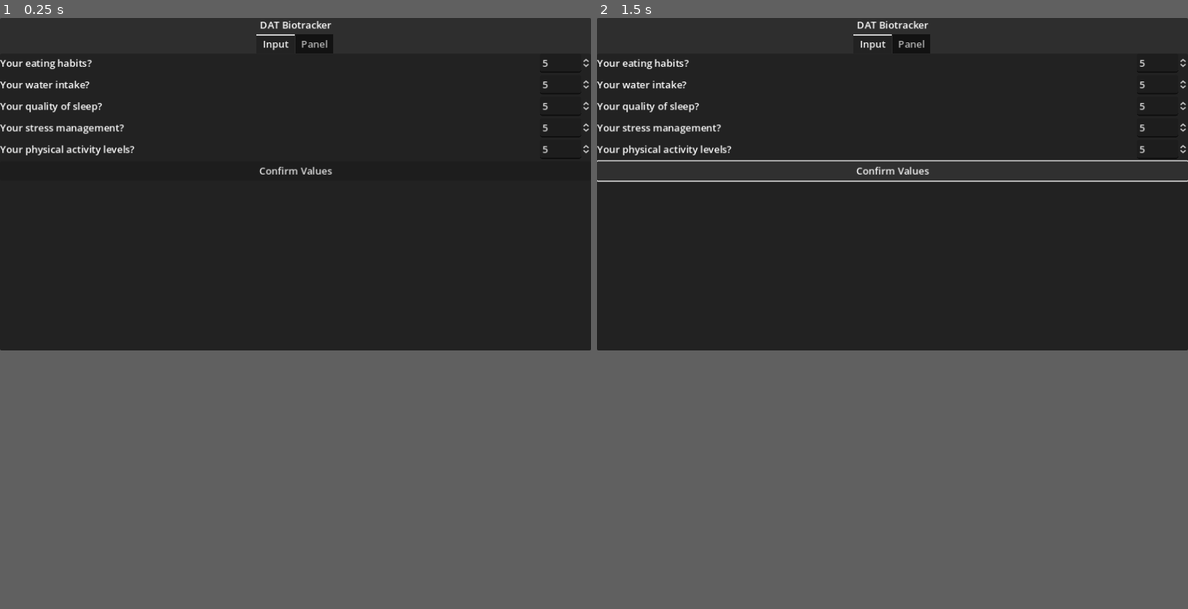
Above: before the commit, frames 1-2 (left to right).
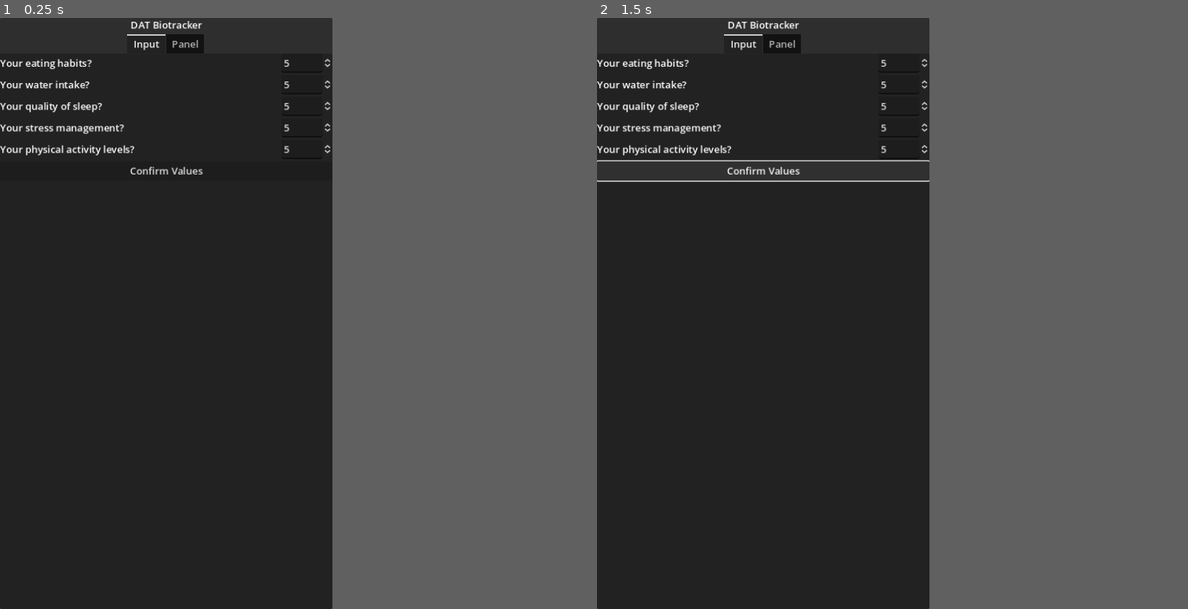
Above: after the commit, the same moments.

Repository: Thorqs/VitaPulsi
Game: Godot game, scene res://control.tscn
The game is run twice, just before and just after one commit, with the same random seed, the same clock (stepped at 60 frames per second) and the same inputs.
Inputs:
- Up to frame 1 (0.25 s): no input
- Up to frame 2 (1.5 s): click "Confirm Values" at 0.5 s; click "Confirm Values" at 1.25 s
In our replay, the window is 800x450 before the commit and 450x800 after it. These sizes can differ from the game's own. Grey fills any space a smaller window leaves; there, only what the larger window draws over its background counts as a difference.

The runs differ from the first frame. In frame 1, 1.0% of the frame differs, in the area x 0-100%, y 0-100%; in frame 2, 1.3%.

Commit message:
phone layout

Diff:
--- a/project.godot
+++ b/project.godot
@@ -16,10 +16,11 @@
 
 [display]
 
-window/size/viewport_width=960
-window/size/viewport_height=540
+window/size/viewport_width=540
+window/size/viewport_height=960
 window/stretch/mode="canvas_items"
 window/stretch/aspect="expand"
+window/handheld/orientation=1
 
 [editor_plugins]
 
